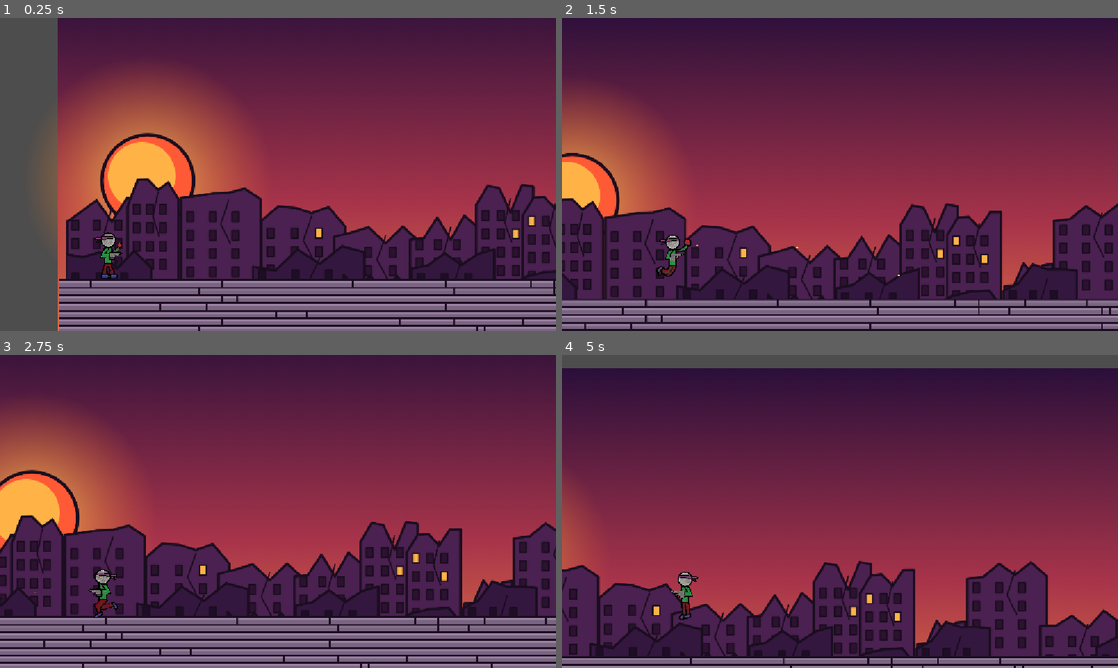
Above: before the commit, frames 1-4 (two rows, left to right).
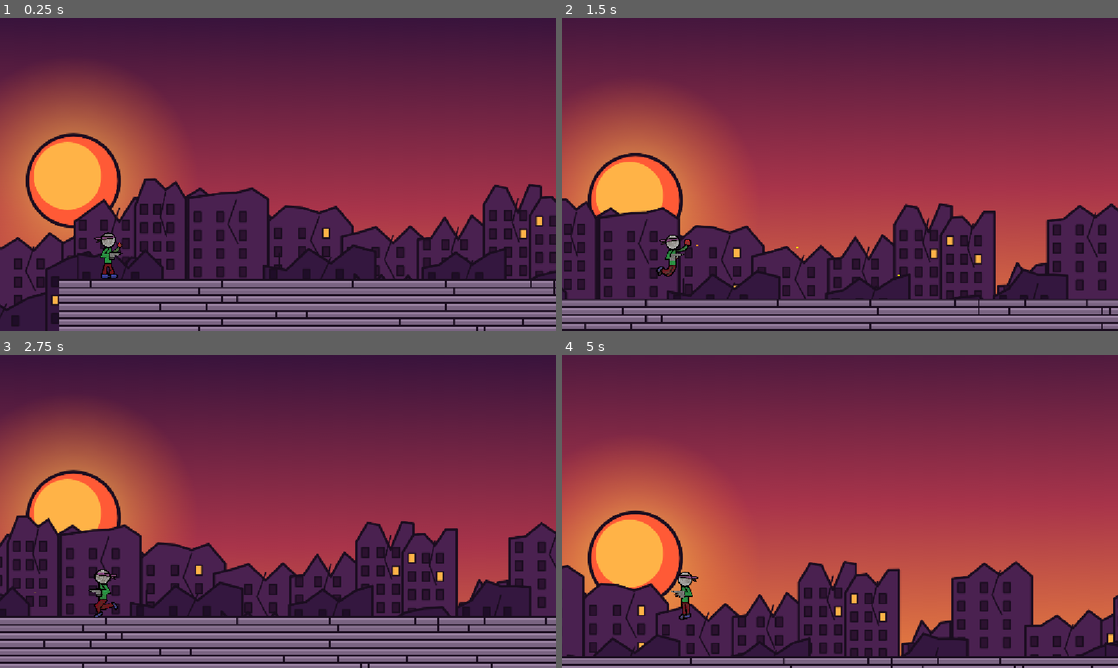
Above: after the commit, the same moments.

Repository: CodingFox007/ByteJam2026
Game: Godot game, scene res://Scenes/level_1.tscn
Two runs of this game, one before a commit and one after it. Both use one fixed random seed, a clock stepped at 60 frames per second and the inputs below.
Inputs (mouse positions are in pixels of both pictures, inside the frame that each line leads up to):
- Up to frame 1 (0.25 s): no input
- Up to frame 2 (1.5 s): tap Enter at 0.5 s; move the mouse to (962, 158) at 0.52 s; press the mouse at (962, 158) at 0.53 s; hold Right (right) from 0.53 s (still down); tap Space (jump) at 0.77 s; move the mouse to (728, 190) at 1.27 s; release the mouse at (728, 190) at 1.28 s; click (728, 190) at 1.35 s
- Up to frame 3 (2.75 s): tap Space (jump) at 1.52 s; move the mouse to (333, 442) at 2.02 s; release Right (right) at 2.03 s; press the mouse at (333, 442) at 2.03 s; hold A (left) from 2.03 s (still down)
- Up to frame 4 (5 s): move the mouse to (812, 574) at 2.77 s; release A (left) at 2.78 s; release the mouse at (812, 574) at 2.78 s; hold Right (right) 2.78-4.28 s; click (812, 574) at 2.85 s; tap Space (jump) at 3.02, 3.77, 4.52 s; move the mouse to (1006, 558) at 3.52 s; press the mouse at (1006, 558) at 3.53 s; move the mouse to (673, 464) at 4.27 s; release the mouse at (673, 464) at 4.28 s; hold A (left) from 4.28 s (still down); click (673, 464) at 4.35 s

The runs differ from the first frame. In frame 1, 29% of the frame differs, in the area x 0-100%, y 0-100%; in frame 2, 20%; in frame 3, 14%; in frame 4, 84%, in the area x 0-100%, y 0-97%.

Commit message:
Added Parallax Scrolling

Diff:
--- a/byte-jam-26/Scenes/level_1.tscn
+++ b/byte-jam-26/Scenes/level_1.tscn
@@ -1605,22 +1605,41 @@
 [node name="Level1" type="Node2D" unique_id=926407240]
 
 [node name="Parallax2D" type="Parallax2D" parent="." unique_id=1879566310]
+scroll_scale = Vector2(1, -1)
 scroll_offset = Vector2(160, 11)
+repeat_size = Vector2(500, 0)
+repeat_times = 50
 
 [node name="01Sky" type="Sprite2D" parent="Parallax2D" unique_id=1741661221]
 position = Vector2(766, 380)
 scale = Vector2(1, 1.6462963)
 texture = ExtResource("1_lsmp6")
 
-[node name="00Sun" type="Sprite2D" parent="Parallax2D" unique_id=1349859013]
+[node name="Parallax2D4" type="Parallax2D" parent="." unique_id=1409446761]
+scroll_scale = Vector2(0, 1)
+scroll_offset = Vector2(160, 11)
+
+[node name="00Sun" type="Sprite2D" parent="Parallax2D4" unique_id=1843096742]
 position = Vector2(-8, 330)
 texture = ExtResource("2_rka8t")
 
-[node name="03Far" type="Sprite2D" parent="Parallax2D" unique_id=1126672782]
+[node name="Parallax2D2" type="Parallax2D" parent="." unique_id=239538268]
+scroll_scale = Vector2(1.1, 1)
+scroll_offset = Vector2(160, 11)
+repeat_size = Vector2(1500, 0)
+repeat_times = 50
+
+[node name="03Far" type="Sprite2D" parent="Parallax2D2" unique_id=35667729]
 position = Vector2(783, 486)
 texture = ExtResource("3_5hph3")
 
-[node name="04Mid" type="Sprite2D" parent="Parallax2D" unique_id=1747949815]
+[node name="Parallax2D3" type="Parallax2D" parent="." unique_id=541928533]
+scroll_scale = Vector2(1.15, 1.3)
+scroll_offset = Vector2(160, 11)
+repeat_size = Vector2(1500, 0)
+repeat_times = 50
+
+[node name="04Mid" type="Sprite2D" parent="Parallax2D3" unique_id=1981877478]
 position = Vector2(783, 486)
 texture = ExtResource("4_j7kpp")
 
Not shown, added: byte-jam-26/Assets/BossSpriteSheet/spritesheet.png.import
